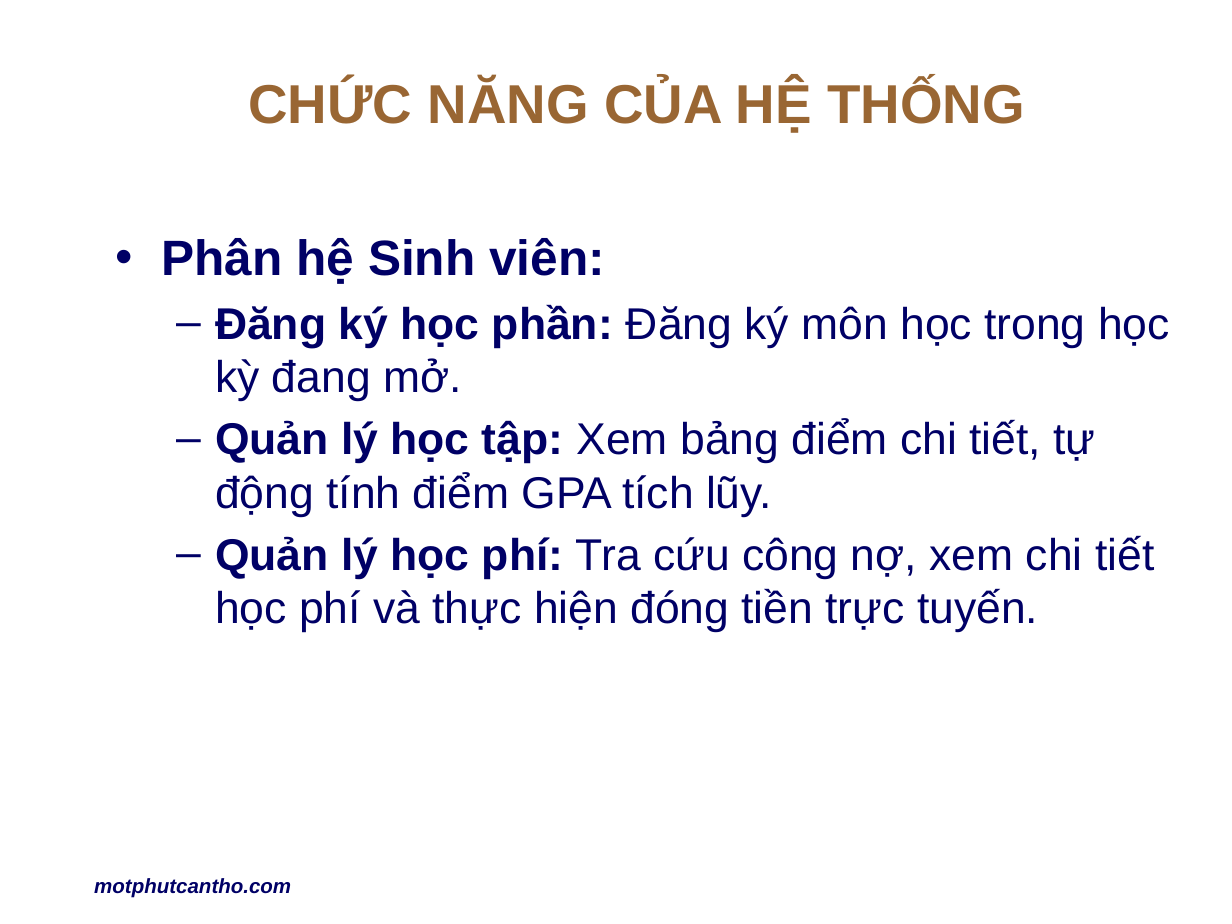
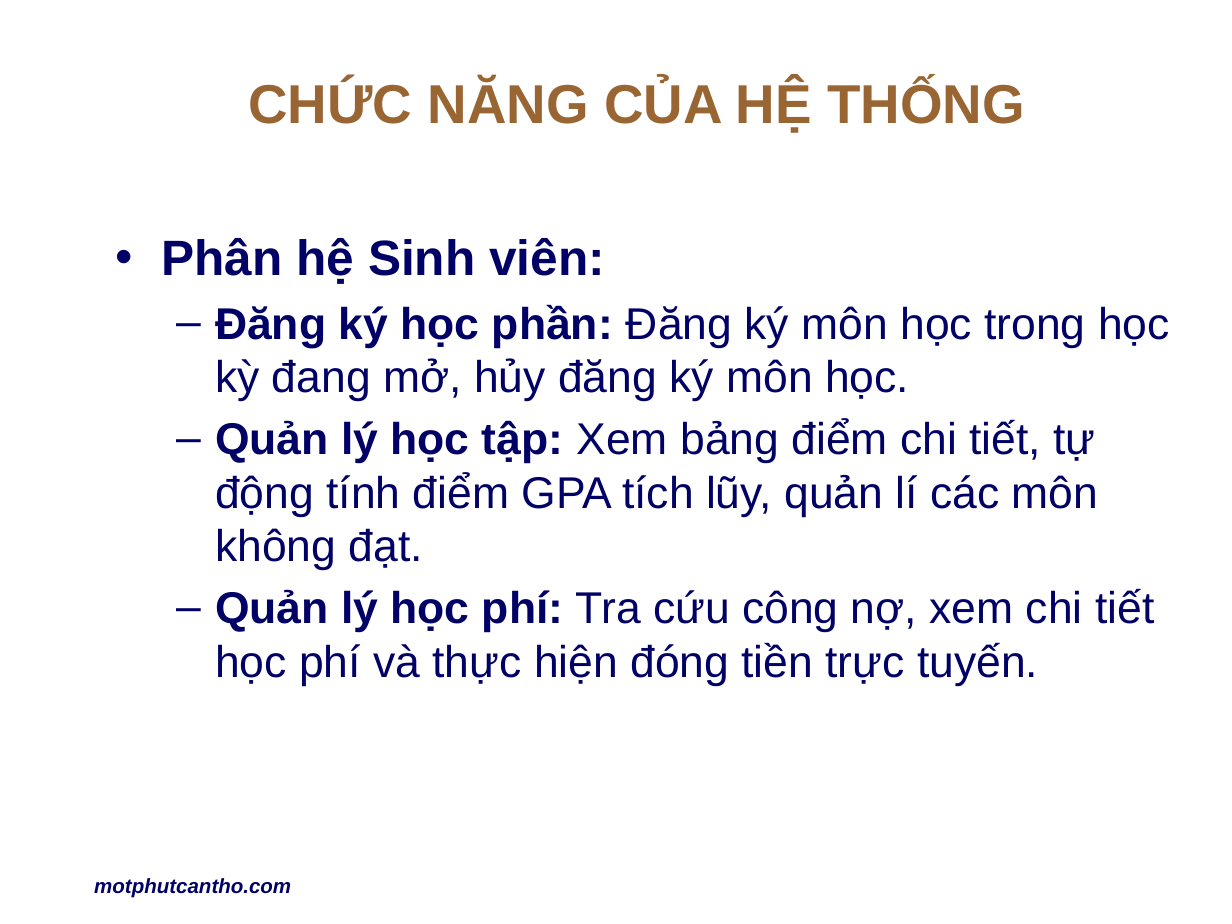
Before and after one commit to NguyenLH2005/nguyenB2306564_viB2306600, a slide deck: slide 6 of nguyenb2306564-vib2306600.pptx. Drawn at 1232x924 pixels with LibreOffice and Linux fonts; fonts in the diff are those of the drawing; background and template pictures are left out. Boxes give left, top, right and bottom in pixels: in the first picture for what was removed or moved away, otherwise in the second. Text is boxed around its words. In the diff, an @@ line names an element or a change of style, - is before the commit and + after.

Commit message:
chức năng sinh viên pptx

```diff
--- a/nguyenb2306564-vib2306600.pptx
+++ b/nguyenb2306564-vib2306600.pptx
@@ text at (215,304,1170,570): text changed @@
-  – Đăng ký học phần: Đăng ký môn học trong học kỳ đang mở.
-  – Quản lý học tập: Xem bảng điểm chi tiết, tự động tính điểm GPA tích lũy.
+  – Đăng ký học phần: Đăng ký môn học trong học kỳ đang mở, hủy đăng ký môn học.
+  – Quản lý học tập: Xem bảng điểm chi tiết, tự động tính điểm GPA tích lũy, quản lí các môn không đạt.
```
